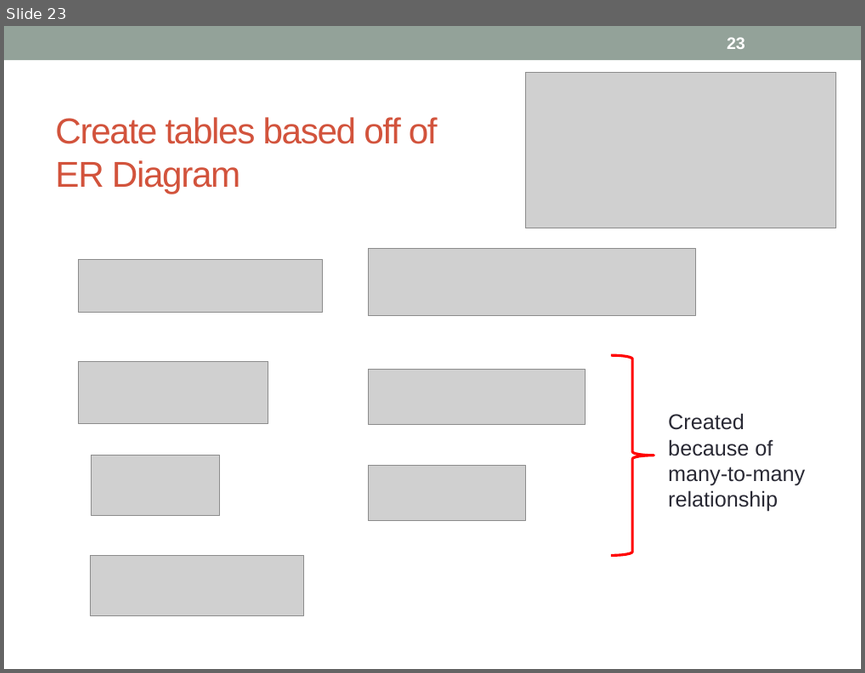
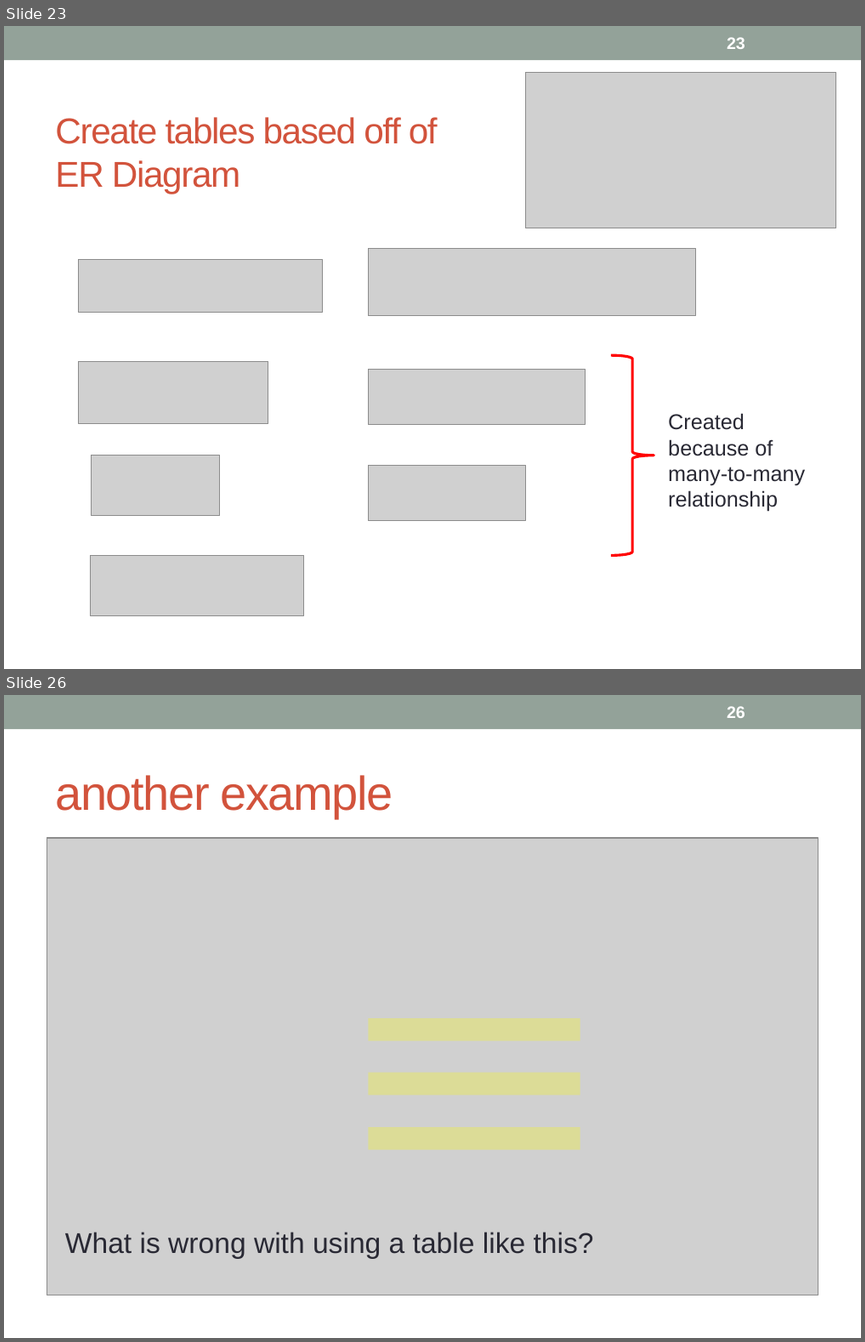
Before and after one commit to prof-frommer/info_sys_course, a slide deck: LEC/lec09-databases-access-cont/Databases & Access (continued).pptx. Shown one above the other, each under a label of ours: slide 23 before the commit, slides 23 and 26 after it; the slides between them are not shown. The pictures are 865x673 and 865x1342 pixels, drawn with LibreOffice and Linux fonts; fonts in the diff are those of the drawing; grey boxes stand for pictures. Boxes give left, top, right and bottom in pixels: in the first picture for what was removed or moved away, otherwise in the second. Text is boxed around its words. In the diff, an @@ line names an element or a change of style, - is before the commit and + after.

```diff
--- a/LEC/lec09-databases-access-cont/Databases & Access (continued).pptx
+++ b/LEC/lec09-databases-access-cont/Databases & Access (continued).pptx
@@ slide 26 added at (x1=4, y1=695, x2=861, y2=1338), background #FFFFFF; not listed: 1 template element that a slide beside it also shows @@
@@ page number added at (x1=726, y1=706, x2=745, y2=718), 14 pt, text #FFFFFF, bold @@
+26
@@ title added at (x1=55, y1=775, x2=393, y2=818), 40 pt, text #D2533C @@
+another example
@@ picture added at (x1=46, y1=838, x2=818, y2=1295) @@
@@ rectangle added at (x1=368, y1=1018, x2=579, y2=1040), fill #FFFF00 at 27% opacity @@
@@ rectangle added at (x1=368, y1=1072, x2=579, y2=1095), fill #FFFF00 at 27% opacity @@
@@ rectangle added at (x1=368, y1=1127, x2=579, y2=1149), fill #FFFF00 at 27% opacity @@
@@ text added at (x1=65, y1=1231, x2=594, y2=1259), 24 pt, text #292934 @@
+What is wrong with using a table like this?
```
Also in this commit, not shown: 2 slides changed, 3 other slides added, 8 other files.
